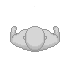
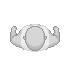
The second 70×70 image is a revision of the first. Changes to its layers:
added layer "F Body Chubby Shirt - Vest" above "F Body Chubby Shirt- Short" over [20,24,50,52]
hid "M Body - Fit" over [12,6,58,52]
showed "F Body - Chubby" over [12,6,58,52]
